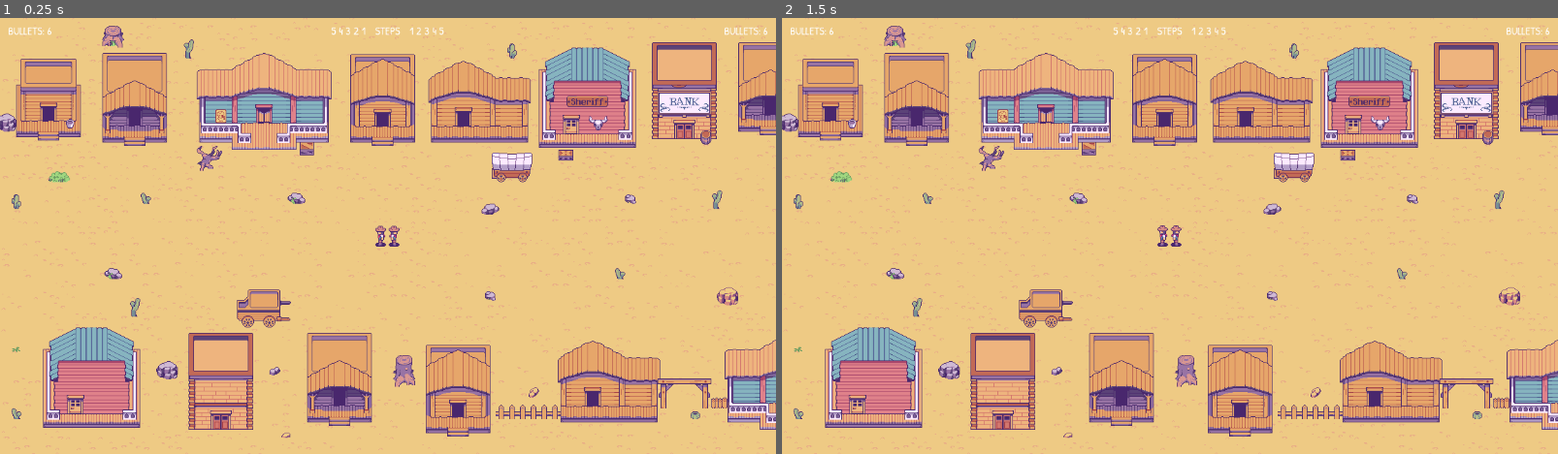
Above: before the commit, frames 1-2 (left to right).
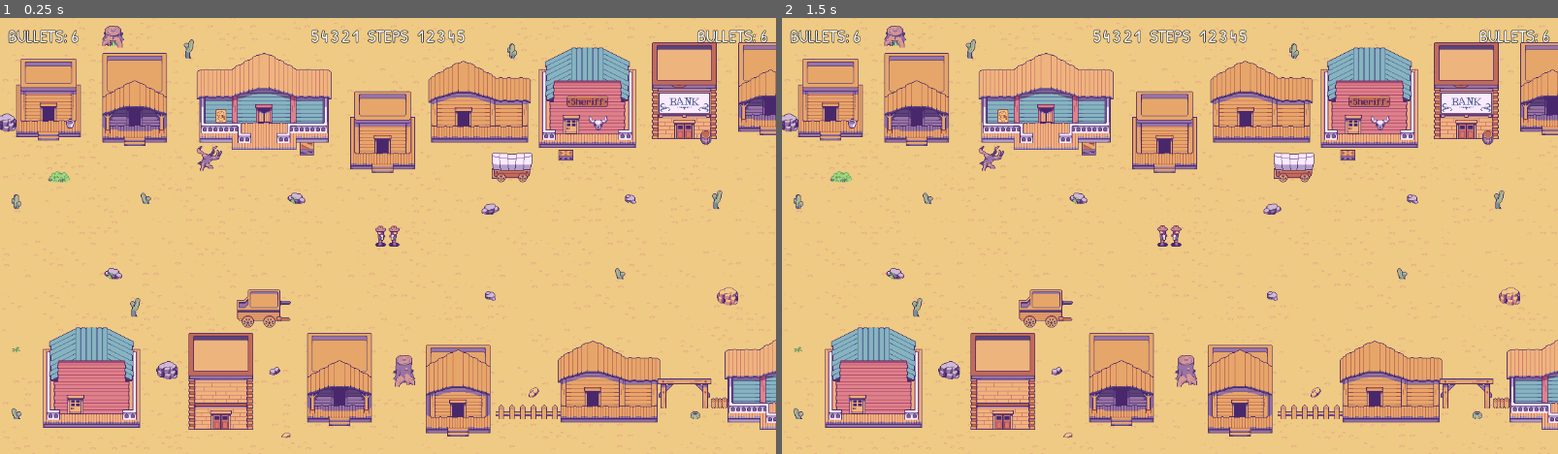
Above: after the commit, the same moments.

Repository: kensanangelo/project-high-noon
Game: Godot game, scene res://scenes/battle_scene.tscn
The game is run twice, just before and just after one commit, with the same random seed, the same clock (stepped at 60 frames per second) and the same inputs. The project has no main scene, so this scene is started directly.
Inputs:
- Up to frame 1 (0.25 s): no input
- Up to frame 2 (1.5 s): tap Enter at 0.5 s; tap Space at 1.25 s

The runs differ from the first frame. In frame 1, 2.7% of the frame differs, in the area x 1-99%, y 2-36%; in frame 2, 2.7%.

Commit message:
Tweaks Label font styling

Diff:
--- a/scenes/battle_scene.tscn
+++ b/scenes/battle_scene.tscn
@@ -33,7 +33,7 @@
 layer_2/y_sort_enabled = false
 layer_2/y_sort_origin = 0
 layer_2/z_index = 0
-layer_2/tile_data = PackedInt32Array(-786444, 65536, 12, -851950, 1441792, 11, -786433, 1769472, 1, -851960, 589824, 1, -786456, 2686976, 1, -786464, 1310720, 2, -917477, 983040, 11, -917469, 2686976, 1, -786388, 589824, 1, -786473, 2228224, 1, 917499, 2686976, 1, 852005, 65536, 12, 917476, 1441792, 11, 917488, 983040, 11, 917510, 1769472, 1, 851988, 589824, 1, 917464, 1310720, 2, 917553, 589824, 1)
+layer_2/tile_data = PackedInt32Array(-786444, 65536, 12, -851950, 1441792, 11, -851960, 589824, 1, -786456, 2686976, 1, -786464, 1310720, 2, -917477, 983040, 11, -917469, 2686976, 1, -786388, 589824, 1, -786473, 2228224, 1, 917499, 2686976, 1, 852005, 65536, 12, 917476, 1441792, 11, 917488, 983040, 11, 917510, 1769472, 1, 851988, 589824, 1, 917464, 1310720, 2, 917553, 589824, 1, -589825, 1310720, 2)
 layer_3/name = "BuildingFeatures"
 layer_3/enabled = true
 layer_3/modulate = Color(1, 1, 1, 1)
--- a/ui/battle_ui.gd
+++ b/ui/battle_ui.gd
@@ -42,7 +42,7 @@
 
 func update_bullet_count(player: Enums.Players, new_count: int) -> void:
 	var label_obj := get_correct_player_labels(player)
-	label_obj['bullet_count'].text = str("Bullets: ", new_count)
+	label_obj['bullet_count'].text = str("BULLETS: ", new_count)
 
 func update_player_steps(player: Enums.Players, current_step: int) -> void:
 	var label_obj := get_correct_player_labels(player)
@@ -58,4 +58,4 @@
 		current_index = (steps_group.get_child_count() - 1) - (current_step - 1)
 
 	var label_to_update: Label= steps_group.get_child(current_index)
-	label_to_update.add_theme_color_override("font_color", Color(0, 0, 0, 1))
+	label_to_update.modulate = Color(1, 1, 1, 0.2)
--- a/ui/battle_ui.tscn
+++ b/ui/battle_ui.tscn
@@ -1,9 +1,13 @@
-[gd_scene load_steps=3 format=3 uid="uid://dimwgid5ew0fj"]
+[gd_scene load_steps=5 format=3 uid="uid://dimwgid5ew0fj"]
 
 [ext_resource type="Theme" uid="uid://maugmt213e1w" path="res://ui/theme/main_theme.tres" id="1_egqla"]
 [ext_resource type="Script" path="res://ui/battle_ui.gd" id="1_p4ogk"]
+[ext_resource type="LabelSettings" uid="uid://41hvhwqwdu3a" path="res://ui/theme/label_settings.tres" id="3_aoibg"]
+[ext_resource type="LabelSettings" uid="uid://b8imoowrj1wsd" path="res://ui/theme/large_label_settings.tres" id="4_676s0"]
 
 [node name="BattleUI" type="Control" node_paths=PackedStringArray("player_1_bullet_count_label", "player_2_bullet_count_label", "player_1_steps", "player_2_steps", "fire_label")]
+z_index = 100
+z_as_relative = false
 layout_mode = 3
 anchors_preset = 0
 offset_right = 40.0
@@ -39,6 +43,7 @@
 theme = ExtResource("1_egqla")
 theme_type_variation = &"HeaderSmall"
 text = "BULLETS: 6"
+label_settings = ExtResource("3_aoibg")
 
 [node name="Steps" type="HBoxContainer" parent="MarginContainer/VBoxContainer/HBoxContainer"]
 layout_mode = 2
@@ -52,24 +57,29 @@
 [node name="5" type="Label" parent="MarginContainer/VBoxContainer/HBoxContainer/Steps/Player1"]
 layout_mode = 2
 text = "5"
+label_settings = ExtResource("3_aoibg")
 
 [node name="4" type="Label" parent="MarginContainer/VBoxContainer/HBoxContainer/Steps/Player1"]
 layout_mode = 2
 text = "4
 "
+label_settings = ExtResource("3_aoibg")
 
 [node name="3" type="Label" parent="MarginContainer/VBoxContainer/HBoxContainer/Steps/Player1"]
 layout_mode = 2
 text = "3"
+label_settings = ExtResource("3_aoibg")
 
 [node name="2" type="Label" parent="MarginContainer/VBoxContainer/HBoxContainer/Steps/Player1"]
 layout_mode = 2
 text = "2
 "
+label_settings = ExtResource("3_aoibg")
 
 [node name="1" type="Label" parent="MarginContainer/VBoxContainer/HBoxContainer/Steps/Player1"]
 layout_mode = 2
 text = "1"
+label_settings = ExtResource("3_aoibg")
 
 [node name="MarginContainer" type="MarginContainer" parent="MarginContainer/VBoxContainer/HBoxContainer/Steps"]
 layout_mode = 2
@@ -78,7 +88,9 @@
 
 [node name="Steps" type="Label" parent="MarginContainer/VBoxContainer/HBoxContainer/Steps/MarginContainer"]
 layout_mode = 2
+theme = ExtResource("1_egqla")
 text = "STEPS"
+label_settings = ExtResource("3_aoibg")
 
 [node name="Player2" type="HBoxContainer" parent="MarginContainer/VBoxContainer/HBoxContainer/Steps"]
 layout_mode = 2
@@ -86,28 +98,34 @@
 [node name="1" type="Label" parent="MarginContainer/VBoxContainer/HBoxContainer/Steps/Player2"]
 layout_mode = 2
 text = "1"
+label_settings = ExtResource("3_aoibg")
 
 [node name="2" type="Label" parent="MarginContainer/VBoxContainer/HBoxContainer/Steps/Player2"]
 layout_mode = 2
 text = "2
 "
+label_settings = ExtResource("3_aoibg")
 
 [node name="3" type="Label" parent="MarginContainer/VBoxContainer/HBoxContainer/Steps/Player2"]
 layout_mode = 2
 text = "3"
+label_settings = ExtResource("3_aoibg")
 
 [node name="4" type="Label" parent="MarginContainer/VBoxContainer/HBoxContainer/Steps/Player2"]
 layout_mode = 2
 text = "4
 "
+label_settings = ExtResource("3_aoibg")
 
 [node name="5" type="Label" parent="MarginContainer/VBoxContainer/HBoxContainer/Steps/Player2"]
 layout_mode = 2
 text = "5"
+label_settings = ExtResource("3_aoibg")
 
 [node name="Player2Bullets" type="Label" parent="MarginContainer/VBoxContainer/HBoxContainer"]
 layout_mode = 2
 text = "BULLETS: 6"
+label_settings = ExtResource("3_aoibg")
 
 [node name="HBoxContainer2" type="HBoxContainer" parent="MarginContainer/VBoxContainer"]
 layout_mode = 2
@@ -117,6 +135,9 @@
 visible = false
 modulate = Color(1, 0.341176, 0.341176, 1)
 layout_mode = 2
+theme = ExtResource("1_egqla")
+theme_type_variation = &"HeaderLarge"
 text = "FIRE!"
+label_settings = ExtResource("4_676s0")
 horizontal_alignment = 1
 vertical_alignment = 1
--- /dev/null
+++ b/ui/theme/label_settings.tres
@@ -0,0 +1,9 @@
+[gd_resource type="LabelSettings" load_steps=2 format=3 uid="uid://41hvhwqwdu3a"]
+
+[ext_resource type="FontFile" uid="uid://bu8l4ou1qj2m2" path="res://ui/font/body-font.ttf" id="1_6qaoa"]
+
+[resource]
+font = ExtResource("1_6qaoa")
+font_size = 26
+outline_size = 3
+outline_color = Color(0, 0, 0, 1)
--- /dev/null
+++ b/ui/theme/large_label_settings.tres
@@ -0,0 +1,9 @@
+[gd_resource type="LabelSettings" load_steps=2 format=3 uid="uid://b8imoowrj1wsd"]
+
+[ext_resource type="FontFile" uid="uid://bu8l4ou1qj2m2" path="res://ui/font/body-font.ttf" id="1_t8475"]
+
+[resource]
+font = ExtResource("1_t8475")
+font_size = 36
+outline_size = 3
+outline_color = Color(0, 0, 0, 1)
--- a/ui/theme/main_theme.tres
+++ b/ui/theme/main_theme.tres
@@ -1,12 +1,17 @@
-[gd_resource type="Theme" load_steps=2 format=3 uid="uid://maugmt213e1w"]
+[gd_resource type="Theme" load_steps=3 format=3 uid="uid://maugmt213e1w"]
 
 [ext_resource type="FontFile" uid="uid://bu8l4ou1qj2m2" path="res://ui/font/body-font.ttf" id="1_vyxrg"]
+
+[sub_resource type="StyleBoxEmpty" id="StyleBoxEmpty_e3w7j"]
 
 [resource]
 default_font = ExtResource("1_vyxrg")
 default_font_size = 16
+/constants/Default = 0
 /font_sizes/Large = 18
 /font_sizes/Medium = 16
 /font_sizes/Small = 14
-/font_sizes/XLarge = 22
+/font_sizes/XLarge = 26
 /fonts/Body = ExtResource("1_vyxrg")
+/styles/Default = SubResource("StyleBoxEmpty_e3w7j")
+Label/font_sizes/font_size = 12
